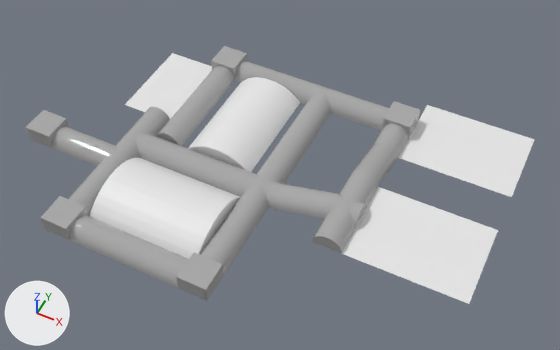
The FBX model ProjectIII_TheBigOne/Assets/Models/World/Level/BETA/v2/Model_Beta_Militar_Ceilings_00.fbx: old version first, new version second.
One viewpoint serves both versions: a 50 mm lens placed at (50.7, -14.9, 58.9), pointed at (27.2, 32.1, 0.1). Every picture has the same lights, and +X, +Y and +Z are marked at lower left. Where no turn or scale is listed for an object, it has been applied to the vertices.

The older version as bpy lines, for what is in view:
```python
ob_02_corridors_ceiling_033 = bpy.data.objects.new('02_Corridors_Ceiling_033', me_mesh_018)
ob_02_corridors_ceiling_033.location = (14.5, 35.5, 1.28)
ob_02_corridors_ceiling_058 = bpy.data.objects.new('02_Corridors_Ceiling_058', me_mesh_049)
ob_02_corridors_ceiling_058.location = (17.5, 44.5, 1.28)
ob_02_corridors_ceiling_058.rotation_euler = (3.142, 0.0, 1.571)  # degrees (180, 0, 90)
ob_02_corridors_ceiling_058.scale = (0.01, 0.01, 0.01)
ob_02_corridors_ceiling_059 = bpy.data.objects.new('02_Corridors_Ceiling_059', me_mesh_050)
ob_02_corridors_ceiling_059.location = (20.5, 44.5, 1.28)
ob_02_corridors_ceiling_059.rotation_euler = (3.142, 0.0, 1.571)  # degrees (180, 0, 90)
ob_02_corridors_ceiling_059.scale = (0.01, 0.01, 0.01)
ob_02_r04_ceiling_00 = bpy.data.objects.new('02_R04_Ceiling_00', me_mesh_004)
ob_02_r04_ceiling_00.location = (24.9, 23.5, -3.97)
ob_02_r06_ceiling_00 = bpy.data.objects.new('02_R06_Ceiling_00', me_mesh_001)
ob_02_r06_ceiling_00.location = (10.0, 36.5, -0.22)
ob_02_r07_ceiling_00 = bpy.data.objects.new('02_R07_Ceiling_00', me_mesh)
ob_02_r07_ceiling_00.location = (10.0, 41.5, -0.22)
ob_02_r08_ceiling_00 = bpy.data.objects.new('02_R08_Ceiling_00', me_mesh_002)
ob_02_r08_ceiling_00.location = (43.0, 29.5, 1.39)
ob_02_r15_ceiling_00 = bpy.data.objects.new('02_R15_Ceiling_00', me_mesh_003)
ob_02_r15_ceiling_00.location = (43.0, 44.5, -0.22)
ob_arc004 = bpy.data.objects.new('Arc004', me_mesh_007)
ob_arc004.location = (20.5, 37.0, 0.75)
# also in view: '02_Corridors_Ceiling_036' at (26.5, 32.5, 0.5); '02_Ramp_Ceiling_003' at (35.5, 35.5, 1.7); '02_Corridors_Ceiling_056' at (20.5, 29.5, 0.5); '02_Corridors_Ceiling_032' at (14.5, 32.5, 0.5); '02_Ramp_Ceiling_006' at (29.5, 29.5, 0.9)
```
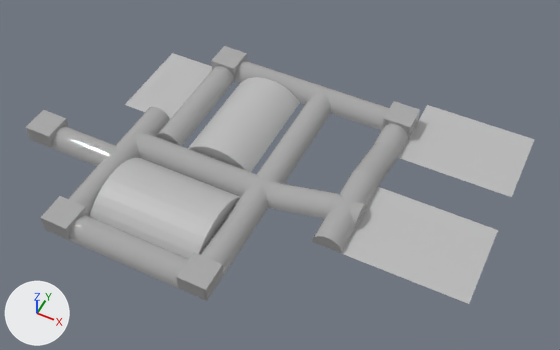
What differs and where, as boxes [x1, y1, x2, y2] in the pictures (560 x 350 px):
'02_R08_Ceiling_00', recoloured (white to grey)
    both: [341, 187, 498, 304]
'02_R04_Ceiling_00', recoloured (white to grey)
    both: [90, 158, 240, 259]
'02_R15_Ceiling_00', recoloured (white to grey)
    both: [398, 105, 535, 197]
'Arc004', recoloured (white to grey)
    both: [188, 78, 300, 172]
'02_R07_Ceiling_00', recoloured (white to grey)
    both: [150, 53, 212, 93]
'02_R06_Ceiling_00', recoloured (white to grey)
    both: [125, 78, 192, 119]

Edits to the bpy script that builds the scene:
```text
Change me_mesh_003:
    where me_mesh_003.from_pydata(...)  # 4 vertices, 1 face; spans x -6.0..6.0, y -4.5..4.5, z 0.0
    add me_mesh_003.materials.append(mat_lambert1)  # grey #bcbcbc
Change me_mesh_007:
    where me_mesh_007.from_pydata(...)  # 65 vertices, 48 faces; spans x -3.76..3.76, y -5.9..5.9, z -0.95..0.95
    add me_mesh_007.materials.append(mat_meetingroom_ceiling1)  # grey #bcbcbc
Change me_mesh_002:
    where me_mesh_002.from_pydata(...)  # 4 vertices, 1 face; spans x -6.0..6.0, y -4.5..4.5, z 0.0
    add me_mesh_002.materials.append(mat_lambert1)  # grey #bcbcbc
Change me_mesh_001:
    where me_mesh_001.from_pydata(...)  # 4 vertices, 1 face; spans x -3.0..3.0, y -2.5..2.5, z 0.0
    add me_mesh_001.materials.append(mat_lambert1)  # grey #bcbcbc
Change me_mesh_004:
    where me_mesh_004.from_pydata(...)  # 26 vertices, 12 faces; spans x -11.9..0.1, y -4.5..4.5, z 3.76..5.86
    add me_mesh_004.materials.append(mat_warroom_ceiling1)  # grey #bcbcbc
Change me_mesh:
    where me_mesh.from_pydata(...)  # 4 vertices, 1 face; spans x -3.0..3.0, y -2.5..2.5, z 0.0
    add me_mesh.materials.append(mat_lambert1)  # grey #bcbcbc
Add me_mesh_008_1:
    me_mesh_008_1.from_pydata(...)  # 39 vertices, 24 faces; spans x -150.0..150.0, y -150.0..150.0, z 0.0..150.0
    me_mesh_008_1.materials.append(mat_militar_ceilining_corridor)  # grey #aaaaaa
Add me_mesh_004_1:
    me_mesh_004_1 = me_mesh_008_1.copy(); me_mesh_004_1.name = 'Mesh.004'
Add me_mesh_005_1:
    me_mesh_005_1 = me_mesh_008_1.copy(); me_mesh_005_1.name = 'Mesh.005'
Change ob_02_corridors_ceiling_021:
    ob_02_corridors_ceiling_021: bpy.data.objects.new('02_Corridors_Ceiling_021', me_mesh_010) -> bpy.data.objects.new('02_Corridors_Ceiling_021', me_mesh_053)
Change ob_02_corridors_ceiling_059:
    ob_02_corridors_ceiling_059: bpy.data.objects.new('02_Corridors_Ceiling_059', me_mesh_050) -> bpy.data.objects.new('02_Corridors_Ceiling_059', me_mesh_031)
Change ob_02_corridors_ceiling_041:
    ob_02_corridors_ceiling_041: bpy.data.objects.new('02_Corridors_Ceiling_041', me_mesh_026) -> bpy.data.objects.new('02_Corridors_Ceiling_041', me_mesh_004_1)
Change ob_02_corridors_ceiling_058:
    ob_02_corridors_ceiling_058: bpy.data.objects.new('02_Corridors_Ceiling_058', me_mesh_049) -> bpy.data.objects.new('02_Corridors_Ceiling_058', me_mesh_032)
Change ob_02_corridors_ceiling_042:
    ob_02_corridors_ceiling_042: bpy.data.objects.new('02_Corridors_Ceiling_042', me_mesh_027) -> bpy.data.objects.new('02_Corridors_Ceiling_042', me_mesh_005_1)
Change ob_02_corridors_ceiling_060:
    ob_02_corridors_ceiling_060: bpy.data.objects.new('02_Corridors_Ceiling_060', me_mesh_051) -> bpy.data.objects.new('02_Corridors_Ceiling_060', me_mesh_029)
Change ob_02_corridors_ceiling_040:
    ob_02_corridors_ceiling_040: bpy.data.objects.new('02_Corridors_Ceiling_040', me_mesh_025) -> bpy.data.objects.new('02_Corridors_Ceiling_040', me_mesh_008_1)
Change ob_02_corridors_ceiling_047:
    ob_02_corridors_ceiling_047: bpy.data.objects.new('02_Corridors_Ceiling_047', me_mesh_032) -> bpy.data.objects.new('02_Corridors_Ceiling_047', me_mesh_026)
Change ob_02_corridors_ceiling_046:
    ob_02_corridors_ceiling_046: bpy.data.objects.new('02_Corridors_Ceiling_046', me_mesh_031) -> bpy.data.objects.new('02_Corridors_Ceiling_046', me_mesh_027)
Change ob_02_corridors_ceiling_057:
    ob_02_corridors_ceiling_057: bpy.data.objects.new('02_Corridors_Ceiling_057', me_mesh_048) -> bpy.data.objects.new('02_Corridors_Ceiling_057', me_mesh_033)
```
